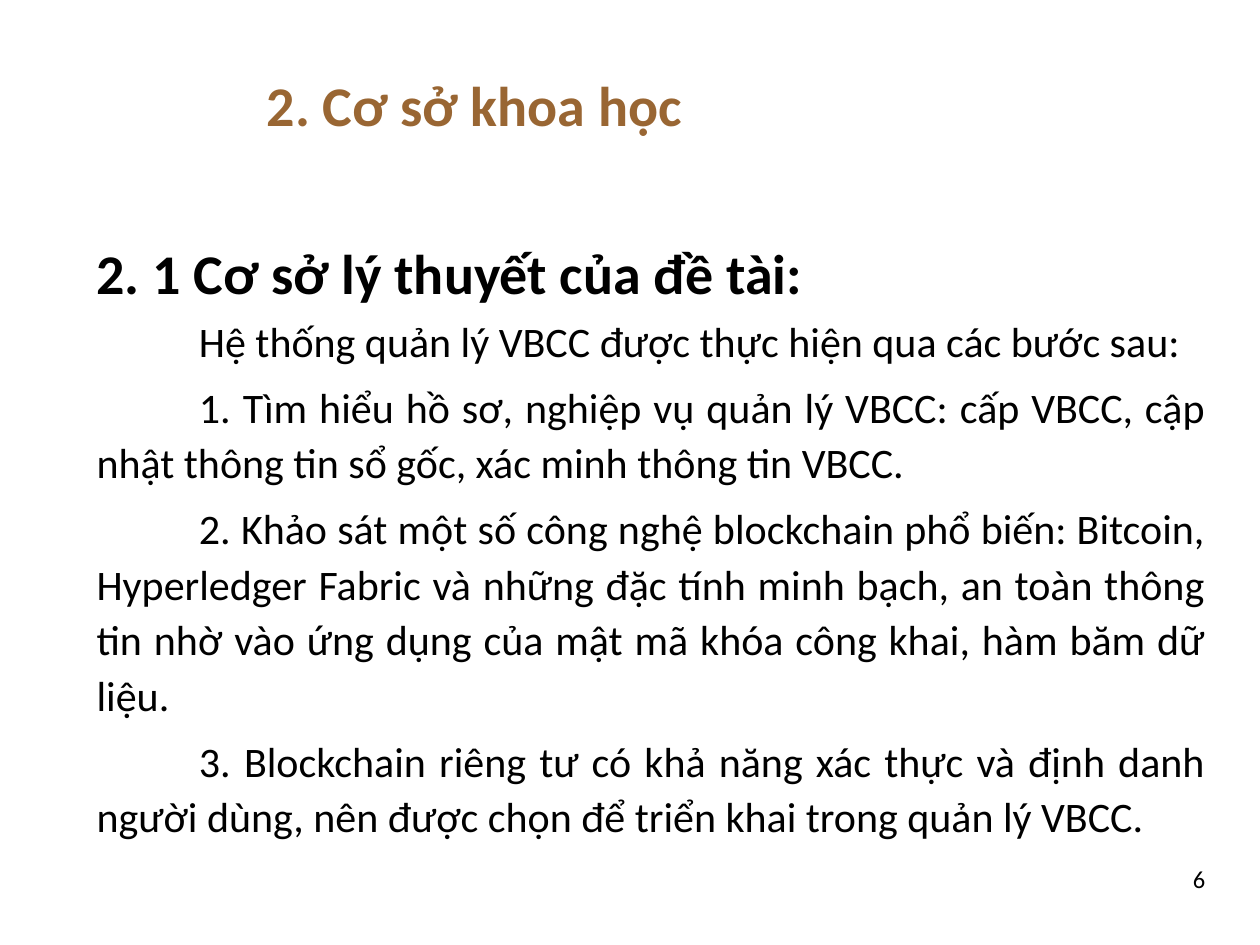
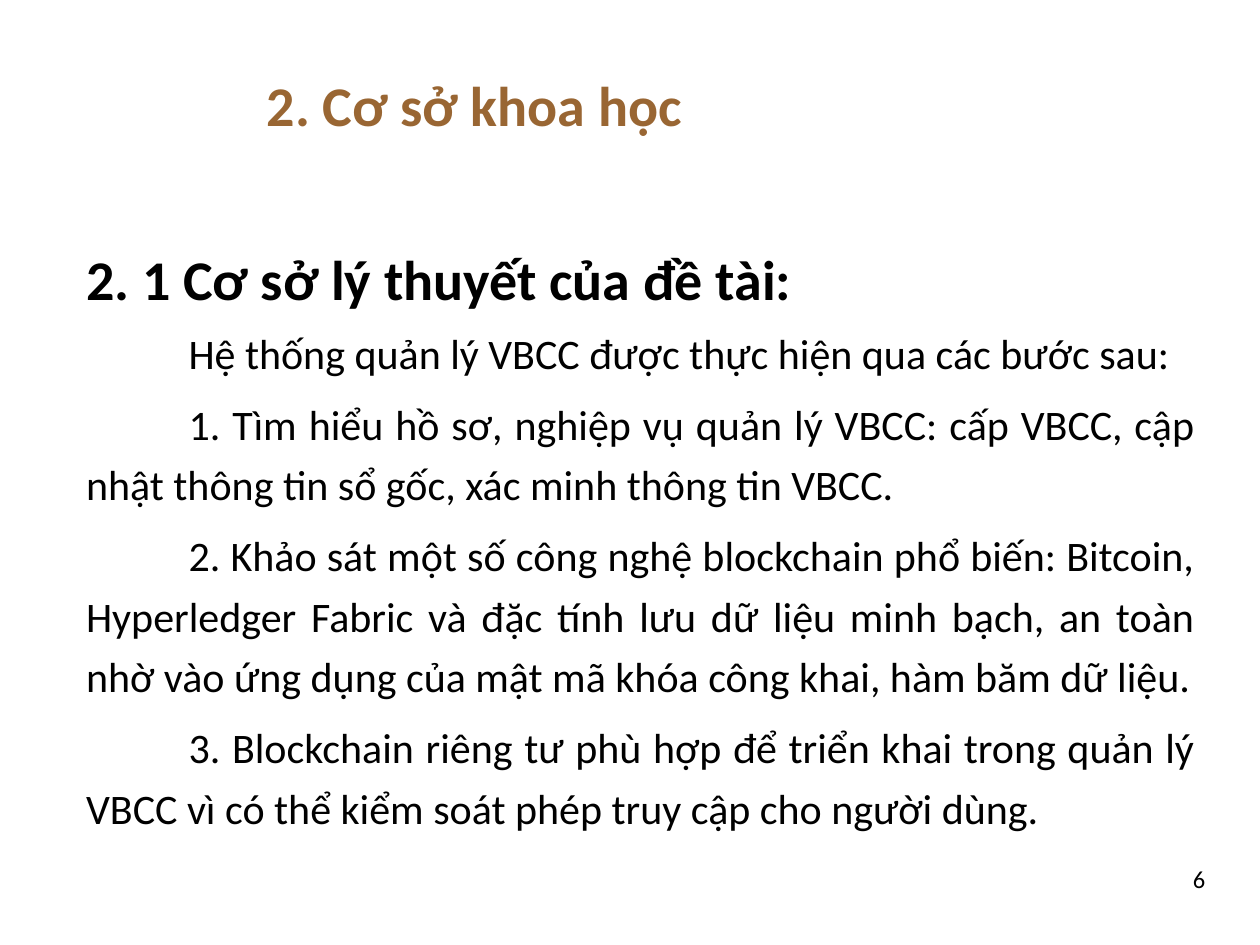
Before and after one commit to dtdungm/blockchain-vbcc, a slide deck: slide 6 of luan_van.pptx. Drawn at 1260x945 pixels with LibreOffice and Linux fonts; fonts in the diff are those of the drawing; background and template pictures are left out. Boxes give left, top, right and bottom in pixels: in the first picture for what was removed or moved away, otherwise in the second. Text is boxed around its words. In the diff, an @@ line names an element or a change of style, - is before the commit and + after.

```diff
--- a/luan_van.pptx
+++ b/luan_van.pptx
@@ text "2. 1 Cơ sở lý ...": place and size @@
-text "2. 1 Cơ sở lý ..." at [97,251,1205,840]
+text "2. 1 Cơ sở lý ..." at [86,257,1194,832]
@@ text at [86,257,1194,508]: line spacing 1.1 to 1.2 @@
@@ text at [86,538,1194,832]: text changed @@
-2. Khảo sát một số công nghệ blockchain phổ biến: Bitcoin, Hyperledger Fabric và những đặc tính minh bạch, an toàn thông tin nhờ vào ứng dụng của mật mã khóa công khai, hàm băm dữ liệu.
-3. Blockchain riêng tư có khả năng xác thực và định danh người dùng, nên được chọn để triển khai trong quản lý VBCC.
+2. Khảo sát một số công nghệ blockchain phổ biến: Bitcoin, Hyperledger Fabric và đặc tính lưu dữ liệu minh bạch, an toàn nhờ vào ứng dụng của mật mã khóa công khai, hàm băm dữ liệu.
+3. Blockchain riêng tư phù hợp để triển khai trong quản lý VBCC vì có thể kiểm soát phép truy cập cho người dùng.
```
Also in this commit, not shown: 4 other slides changed, 1 other file.
